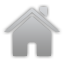
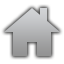
Before/after of a 64 x 64 layered artwork. What changed in the layer stack:
renamed "Shape 1" to "Home", painted on it over (4, 7, 60, 56)
